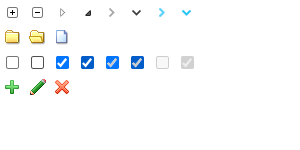
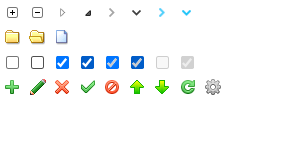
Layered file, before and after one edit (300 x 150). Changes by layer:
added layer "刷新1" (1st of 2) above "图文列表" over <box>181,80,195,94</box>
added layer "禁用" above "图层 4" over <box>105,80,119,94</box>
added layer "图层 4" above "返回1" over <box>81,80,95,93</box>
added layer "齿轮1-1" above "箭头下1" over <box>205,79,221,95</box>
added layer "箭头下1" above "箭头上1" over <box>155,80,169,94</box>
added layer "箭头上1" above "图层 3" over <box>130,80,144,94</box>
